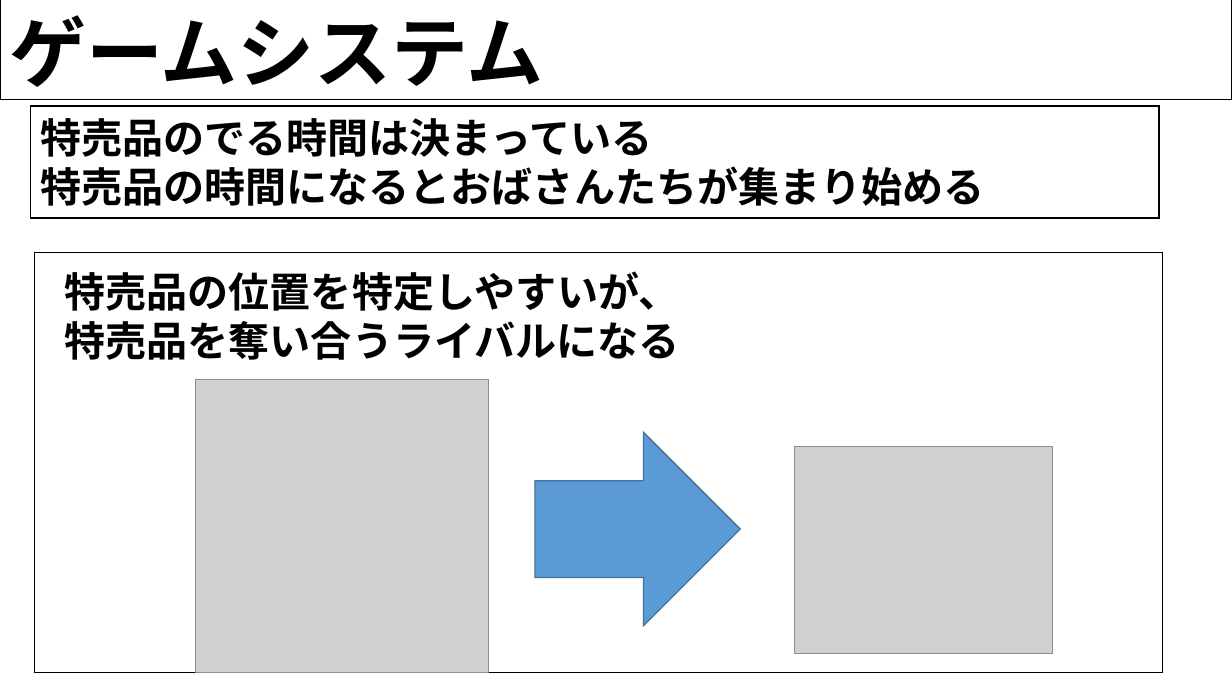
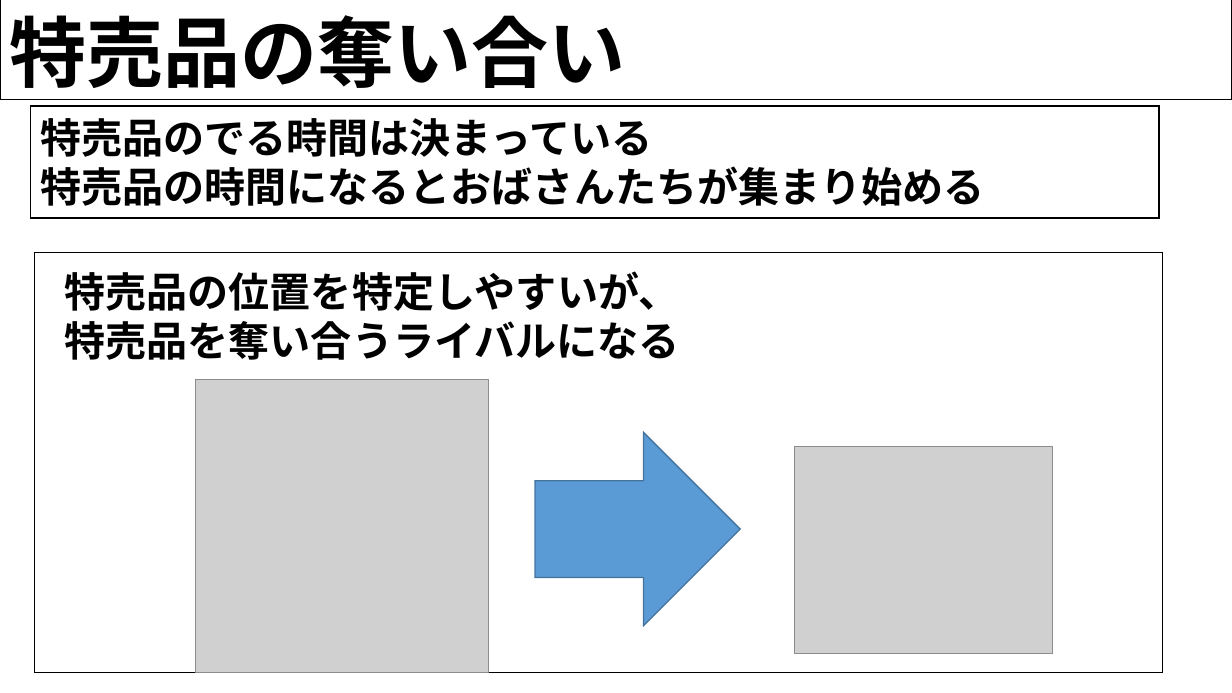
Before and after one commit to H29LatterPeriodTeam07/team07, a slide deck: slide 9 of 後期企画書/ショッピングカート.pptx. Drawn at 1232x693 pixels with LibreOffice and Linux fonts; fonts in the diff are those of the drawing; grey boxes stand for pictures; background and template pictures are left out. Boxes give left, top, right and bottom in pixels: in the first picture for what was removed or moved away, otherwise in the second. Text is boxed around its words. In the diff, an @@ line names an element or a change of style, - is before the commit and + after.

```diff
--- a/後期企画書/ショッピングカート.pptx
+++ b/後期企画書/ショッピングカート.pptx
@@ text at box(9, 15, 625, 100): text changed @@
-ゲームシステム
+特売品の奪い合い
```
Also in this commit, not shown: 7 other slides changed, 4 other files.
